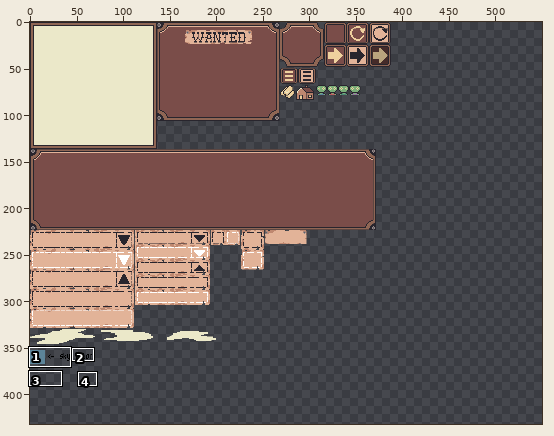
Sprite sheet, stored at res/sprite/ui.png. The first picture is a wide view before the edit; the outline marks the close-up.
Close-up. Before:
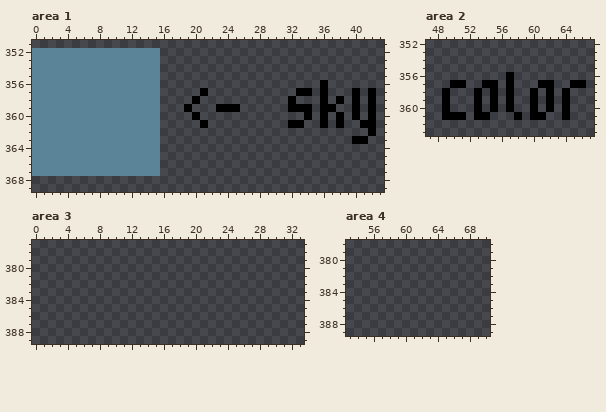
The file is 1024x1024 pixels. Shown: area 1: x 0..43, y 351..369; area 2: x 47..67, y 352..363; area 3: x 0..33, y 377..389; area 4: x 53..70, y 378..389. The wide view leaves out empty margins. The commit also changed other parts of the picture, which this record leaves out.
The result:
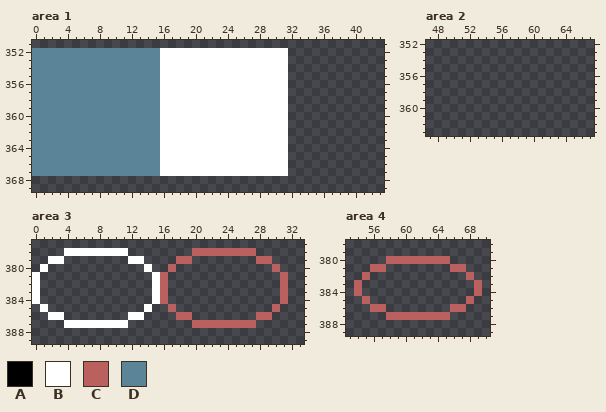
Palette (. is transparent): A #000000  B #ffffff  C #ba615f  D #5c8499
Change:
Area 1:
There is now colour B in rows 352 to 356 at x 16 to 31; in row 357 at x 16 to 20 and 22 to 31; in row 358 at x 16 to 19 and 21 to 31; in row 359 at x 16 to 18, 20 to 22 and 26 to 31; in row 360 at x 16 to 19 and 21 to 31; in row 361 at x 16 to 20 and 22 to 31.
There is now colour B in rows 362 to 367 at x 16 to 31.
The edit turns colour A into colour B in row 357 at x 21; in row 358 at x 20; in row 359 at x 19 and 23 to 25; in row 360 at x 20; in row 361 at x 21.
The edit erases colour A in row 356 at x 36; in row 357 at x 33 to 34, 36, 40 and 42; in row 358 at x 32, 36, 38, 40 and 42; in row 359 at x 32 to 34, 36 to 37, 40 and 42; in row 360 at x 34, 36, 38, 40 and 42; in row 361 at x 32 to 33, 36, 38 and 41 to 42.
The edit erases colour A in row 362 at x 42; in row 363 at x 40 to 41.
Area 2:
The edit erases colour A in row 356 at x 57; in row 357 at x 50 to 51, 54 to 55, 57, 61 to 62 and 65 to 66; in rows 358 to 360 at x 49, 53, 55, 57, 60, 62 and 64; in row 361 at x 49 to 51, 53 to 54, 58, 60 to 61 and 64.
Area 3:
There is now colour B in row 378 at x 4 to 11; in row 379 at x 2 to 3 and 12 to 13; in row 380 at x 1 and 14; in rows 381 to 384 at x 0 and 15; in row 385 at x 1 and 14; in row 386 at x 2 to 3 and 12 to 13.
There is now colour B in row 387 at x 4 to 11.
There is now colour C in row 378 at x 20 to 27; in row 379 at x 18 to 19 and 28 to 29; in row 380 at x 17 and 30; in rows 381 to 384 at x 16 and 31; in row 385 at x 17 and 30; in row 386 at x 18 to 19 and 28 to 29.
There is now colour C in row 387 at x 20 to 27.
Area 4:
There is now colour C in row 380 at x 58 to 65; in row 381 at x 56 to 57 and 66 to 67; in row 382 at x 55 and 68; in rows 383 to 384 at x 54 and 69; in row 385 at x 55 and 68; in row 386 at x 56 to 57 and 66 to 67.
There is now colour C in row 387 at x 58 to 65.
